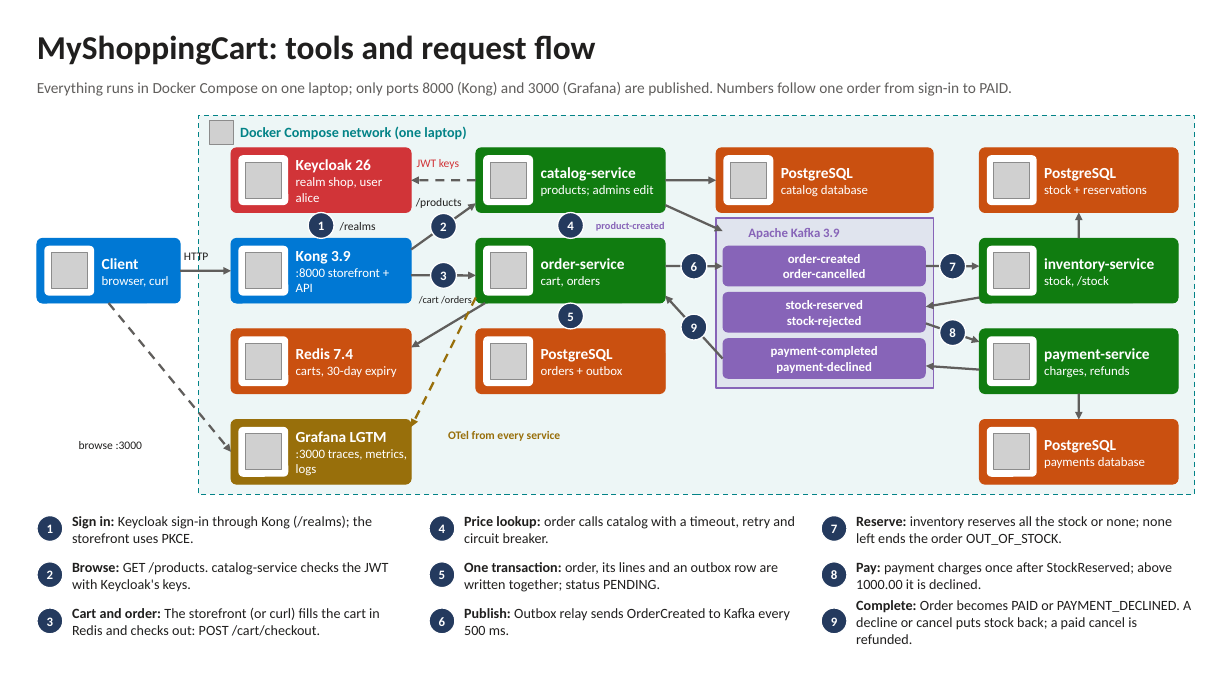
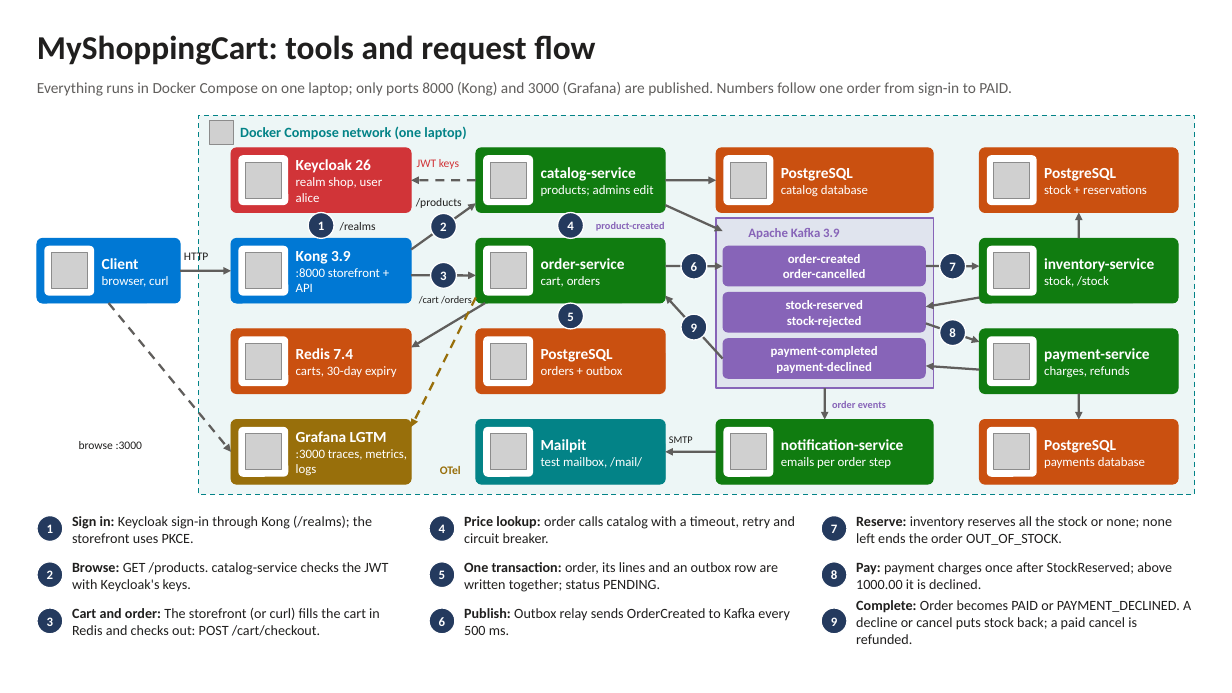
Before and after one commit to anandmohan-root/MyShoppingCart, a slide deck: slide 1 of docs/architecture.pptx. Drawn at 1232x693 pixels with LibreOffice and Linux fonts; fonts in the diff are those of the drawing; grey boxes stand for pictures; background and template pictures are left out. Boxes give left, top, right and bottom in pixels: in the first picture for what was removed or moved away, otherwise in the second. Text is boxed around its words. In the diff, an @@ line names an element or a change of style, - is before the commit and + after.

```diff
--- a/docs/architecture.pptx
+++ b/docs/architecture.pptx
@@ arrow added from (825, 388) to (825, 420), #605E5C 1.75 pt @@
@@ text added at [832,401,886,408], 8 pt, text #8764B8, bold @@
+order events
@@ text removed at [448,431,561,441] @@
-OTel from every service
@@ rounded rectangle added at [476,420,665,484], fill #038387, outline #038387 0.75 pt @@
@@ rounded rectangle added at [483,427,533,477], fill #FFFFFF @@
@@ picture added at [491,434,527,470] @@
@@ text added at [541,439,642,468], 10 pt, text #FFFFFF @@
+Mailpit
+test mailbox, /mail/
@@ text added at [669,436,693,443], 8 pt, text #201F1E @@
+SMTP
@@ rounded rectangle added at [716,420,933,484], fill #107C10, outline #107C10 0.75 pt @@
@@ rounded rectangle added at [724,427,774,477], fill #FFFFFF @@
@@ picture added at [731,434,767,470] @@
@@ text added at [781,439,904,468], 12 pt, text #FFFFFF, bold @@
+notification-service
+emails per order step
@@ text added at [440,466,461,474], 9 pt, text #986F0B, bold @@
+OTel
@@ arrow added from (716, 452) to (665, 452), #605E5C 1.75 pt @@
```
Also in this commit, not shown: 30 other files.
